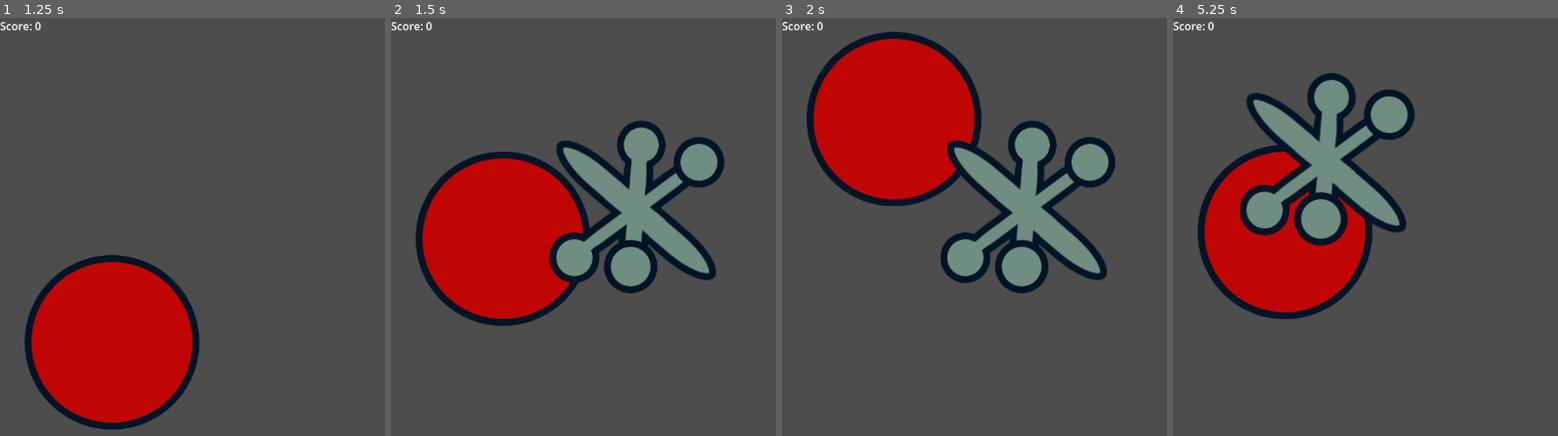
Above: before the commit, frames 1-4 (left to right).
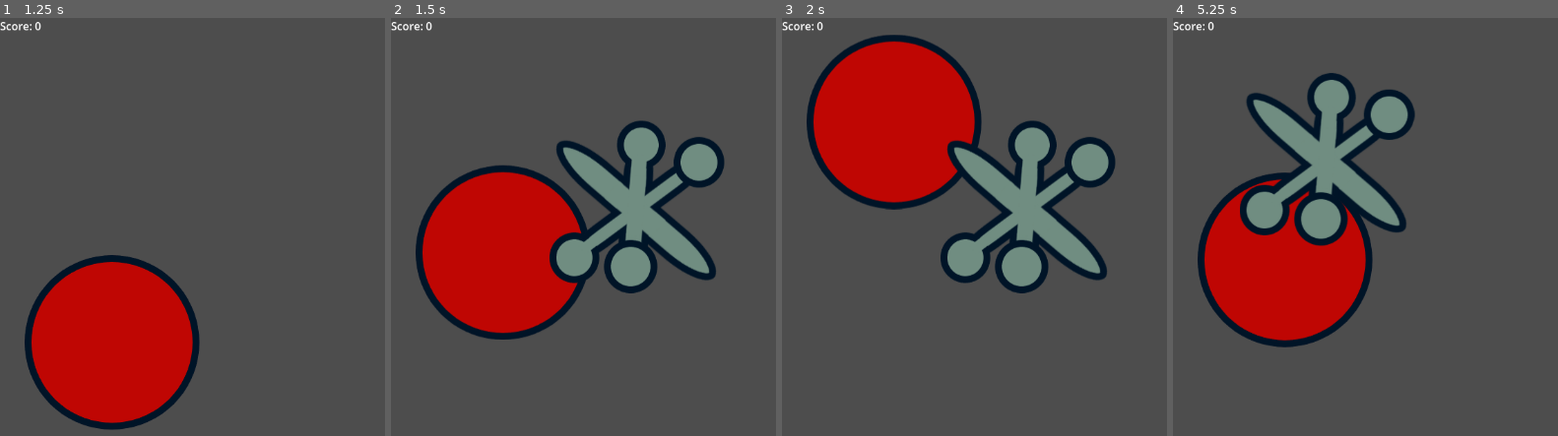
Above: after the commit, the same moments.

Repository: casellner/Idle-Jacks
Game: Godot game, scene res://game.tscn
Two runs of this game, one before a commit and one after it. Both use one fixed random seed, a clock stepped at 60 frames per second and the inputs below.
Inputs (mouse positions are in pixels of both pictures, inside the frame that each line leads up to):
- Up to frame 1 (1.25 s): click (111, 227) at 0.5 s
- Up to frame 2 (1.5 s): click (502, 344) at 1.25 s
- Up to frame 3 (2 s): no input
- Up to frame 4 (5.25 s): click (1284, 118) at 2.02 s; tap Enter (ui_accept) at 2.75, 3.02, 3.77, 5 s

Frame 1 is identical in both runs. In frame 2, 4.8% of the frame differs, in the area x 6-52%, y 32-77%; in frame 3, 1.5%; in frame 4, 6.4%, in the area x 6-52%, y 30-79%.

Commit message:
add compressed ball texture

Diff:
--- a/Godot/ball.tscn
+++ b/Godot/ball.tscn
@@ -1,7 +1,8 @@
-[gd_scene load_steps=4 format=3 uid="uid://q54hxsydl8vl"]
+[gd_scene load_steps=5 format=3 uid="uid://q54hxsydl8vl"]
 
 [ext_resource type="Texture2D" uid="uid://ckcxso8cy0f4y" path="res://sprites/ball.png" id="1_jj2hf"]
 [ext_resource type="Script" path="res://scripts/ball.gd" id="1_wrwq6"]
+[ext_resource type="Texture2D" uid="uid://dvuwor2lwl51g" path="res://sprites/ball50.png" id="3_m3iko"]
 
 [sub_resource type="RectangleShape2D" id="RectangleShape2D_s82iy"]
 size = Vector2(256, 256)
@@ -18,5 +19,6 @@
 offset_top = -256.0
 offset_right = 128.0
 texture_normal = ExtResource("1_jj2hf")
+texture_pressed = ExtResource("3_m3iko")
 
-[connection signal="button_down" from="TextureButton" to="." method="_on_texture_button_button_down"]
+[connection signal="button_up" from="TextureButton" to="." method="_on_texture_button_button_up"]
--- a/Godot/scripts/ball.gd
+++ b/Godot/scripts/ball.gd
@@ -22,5 +22,5 @@
 	move_and_slide()
 
 
-func _on_texture_button_button_down() -> void:
+func _on_texture_button_button_up() -> void:
 	emit_signal("ball_clicked")
Not shown, changed: Godot/export_presets.cfg
Binary file added: Godot/sprites/ball50.png
Not shown, added: Godot/sprites/ball50.png.import
